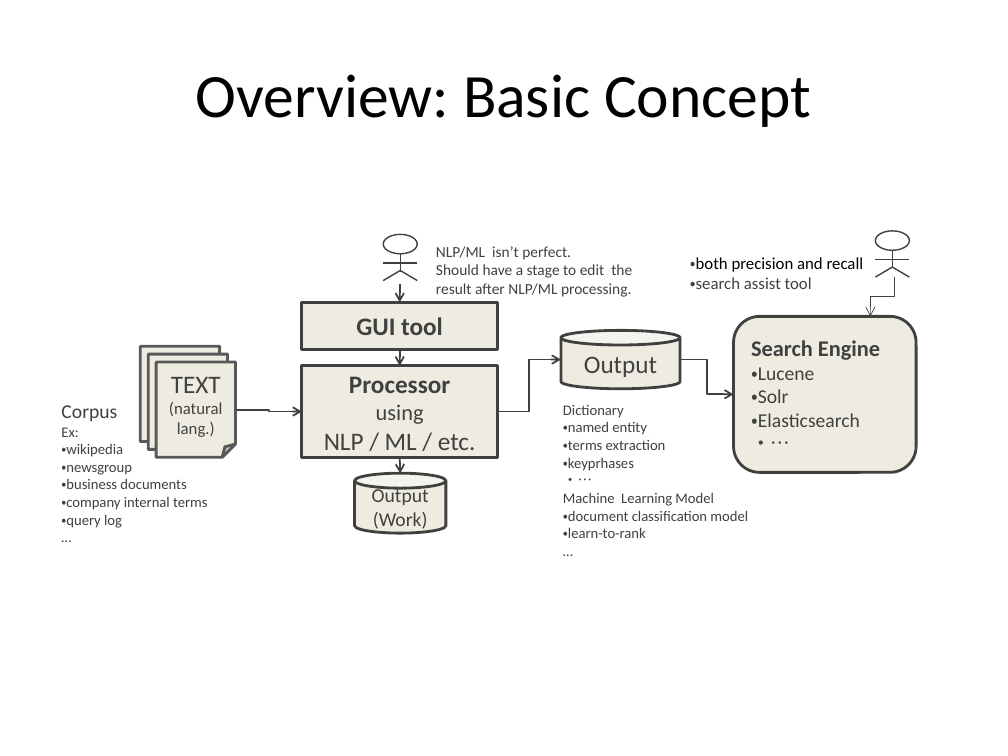
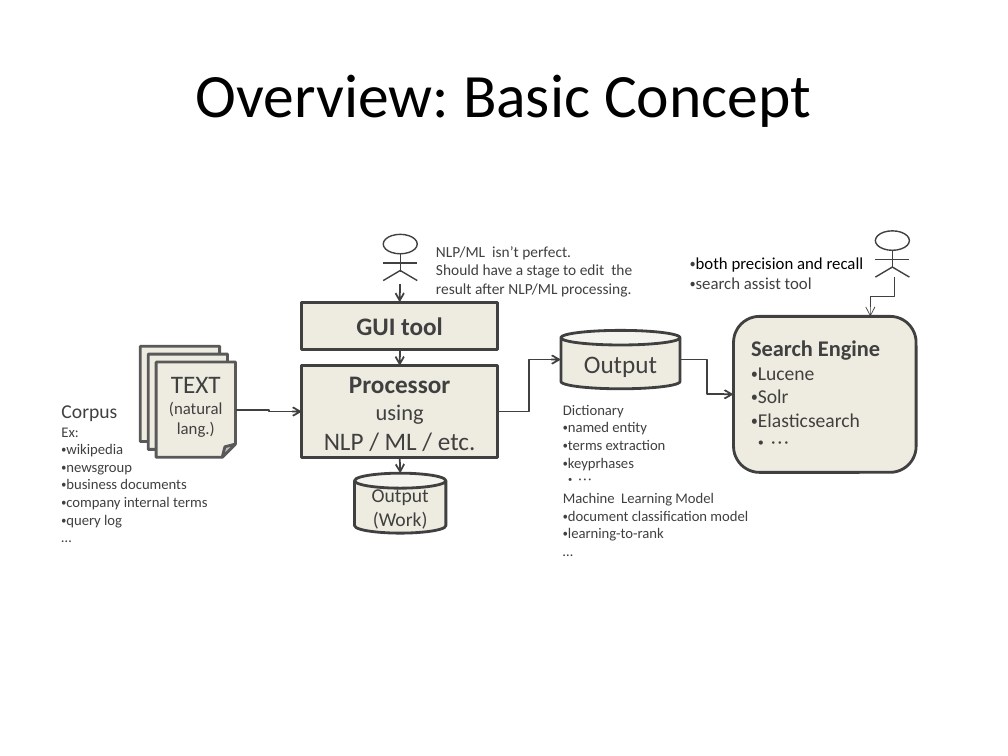
Before and after one commit to NLP4L/manuals, a slide deck: slide 1 of images/images.pptx. Drawn at 1008x756 pixels with LibreOffice and Linux fonts; fonts in the diff are those of the drawing. Boxes give left, top, right and bottom in pixels: in the first picture for what was removed or moved away, otherwise in the second. Text is boxed around its words. In the diff, an @@ line names an element or a change of style, - is before the commit and + after.

Commit message:
update overview_ja

```diff
--- a/images/images.pptx
+++ b/images/images.pptx
@@ text at box(563, 528, 664, 541): text changed @@
-・learn-to-rank
+・learning-to-rank
```
Also in this commit, not shown: 1 other slide changed, 2 other files.
